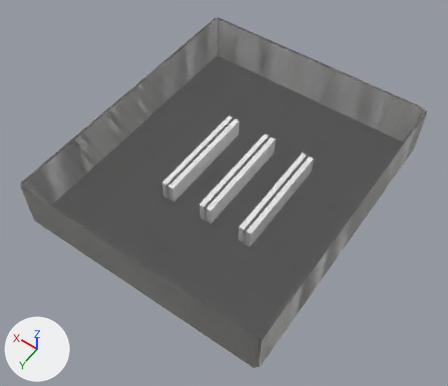
The Blender file assets_src/blender/zone_c_rayons.blend: old version first, new version second.
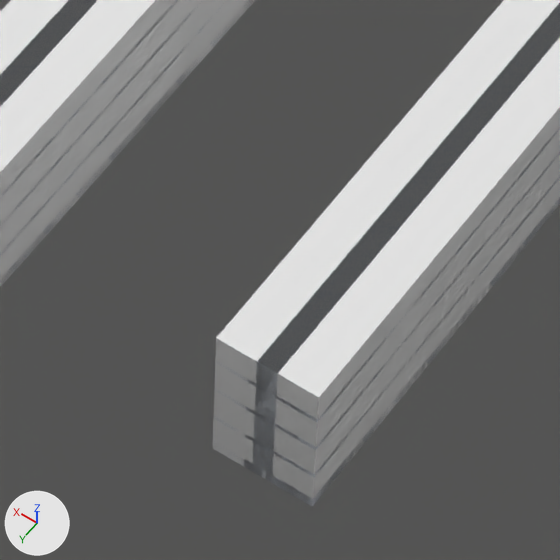
The first picture shows the older version from a 50 mm camera at (-21.0, 42.9, 46.0) aimed at (-0.5, 14.2, 0.8). The close-ups show the older and then the newer version on the part from 48% to 62% of the width and 49% to 66% of the height of that picture. Only the edits that show in the close-ups are written down. The lights are fixed; the arrows at lower left show +X, +Y and +Z.

Objects in the first close-up: 'col_box_floor_4x4.010', 'col_box_floor_4x4.011', 'col_box_floor_4x4.012', 'col_box_floor_4x4.017', 'col_box_floor_4x4.018', 'col_box_floor_4x4.019', 'col_box_gondola_4m.001', 'col_box_gondola_4m.003', 'col_box_gondola_end.001', 'col_box_gondola_end.003', 'kit_gondola_4m.001', 'kit_gondola_end.001' and 5 more.
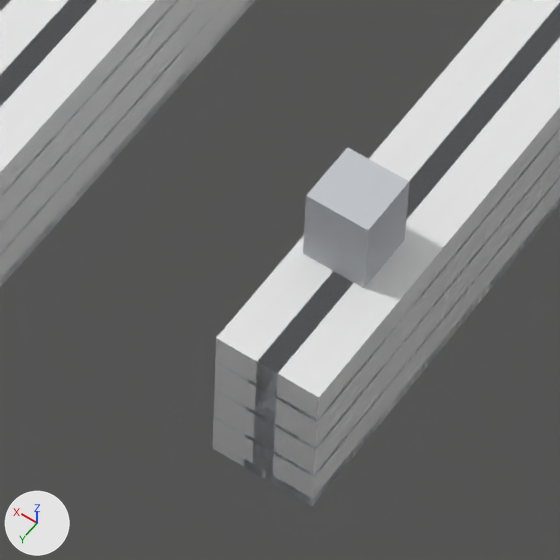
Pixel boxes (x1, y1, x2, y2) of what changed, in the close-ups (560 x 560 px):
'secret_2c', added
    after: (303, 147, 409, 288)

What changed in the scene script:
```text
Add mat_mat_kit_detail:
    mat_mat_kit_detail = principled_material('mat_kit_detail')
    mat_mat_kit_detail.base_color = (0.55, 0.57, 0.6)  # light grey #c4c7cb
    mat_mat_kit_detail.roughness = 1.0
    mat_mat_kit_detail.specular_ior_level = 0.0
Add me_secret_2c:
    me_secret_2c.from_pydata([(-0.375, -0.375, -0.5), (-0.375, 0.375, -0.5), (-0.375, -0.375, 0.5), (-0.375, 0.375, 0.5), (0.375, -0.375, -0.5), (0.375, -0.375, 0.5), (0.375, 0.375, -0.5), (0.375, 0.375, 0.5), (-0.375, -0.375, -0.5), (-0.375, -0.375, 0.5), (0.375, -0.375, -0.5), (0.375, -0.375, 0.5), (-0.375, 0.375, -0.5), (0.375, 0.375, -0.5), (-0.375, 0.375, 0.5), (0.375, 0.375, 0.5), (-0.375, -0.375, -0.5), (0.375, -0.375, -0.5), (-0.375, 0.375, -0.5), (0.375, 0.375, -0.5), (-0.375, -0.375, 0.5), (-0.375, 0.375, 0.5), (0.375, -0.375, 0.5), (0.375, 0.375, 0.5)], [], [(0, 2, 3, 1), (4, 6, 7, 5), (8, 10, 11, 9), (12, 14, 15, 13), (16, 18, 19, 17), (20, 22, 23, 21)])
    me_secret_2c.materials.append(mat_mat_kit_detail)  # light grey #c4c7cb
Add ob_secret_2c:
    ob_secret_2c = bpy.data.objects.new('secret_2c', me_secret_2c)
    ob_secret_2c.location = (-4.75, 15.5, 2.5)
```
